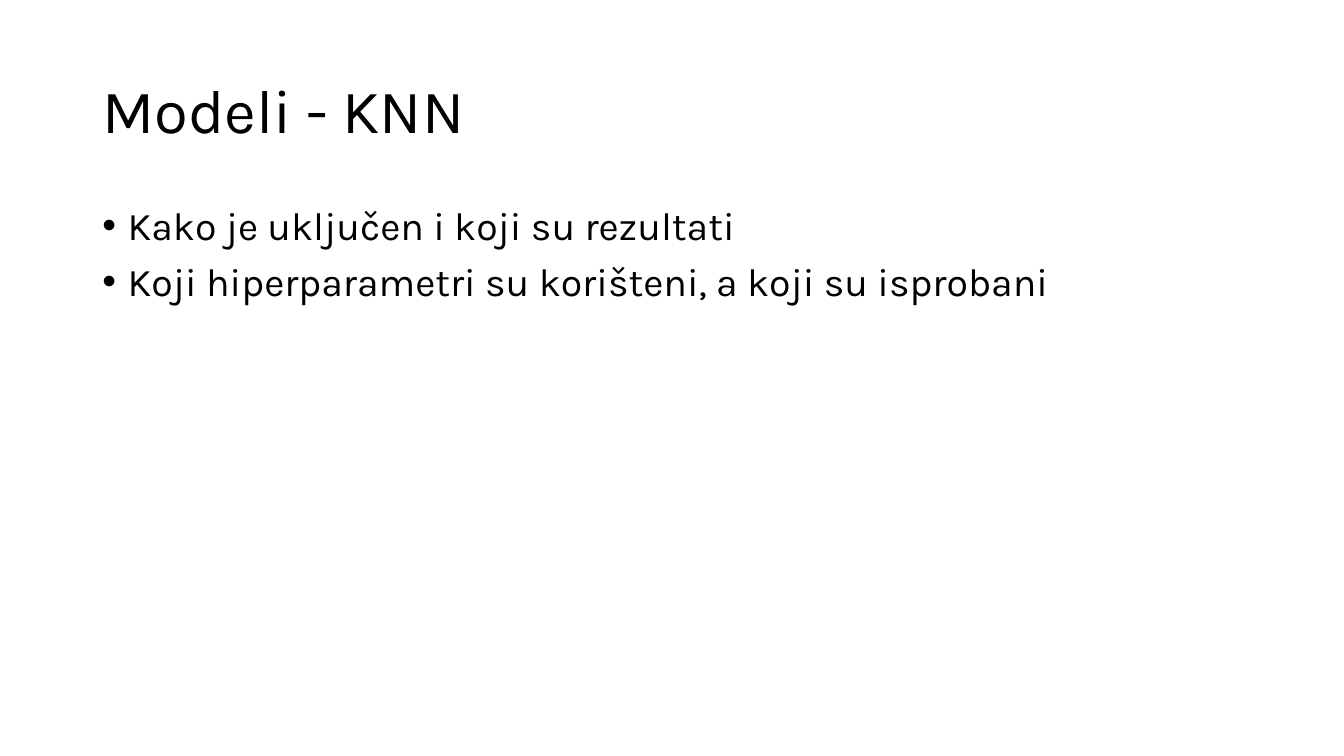
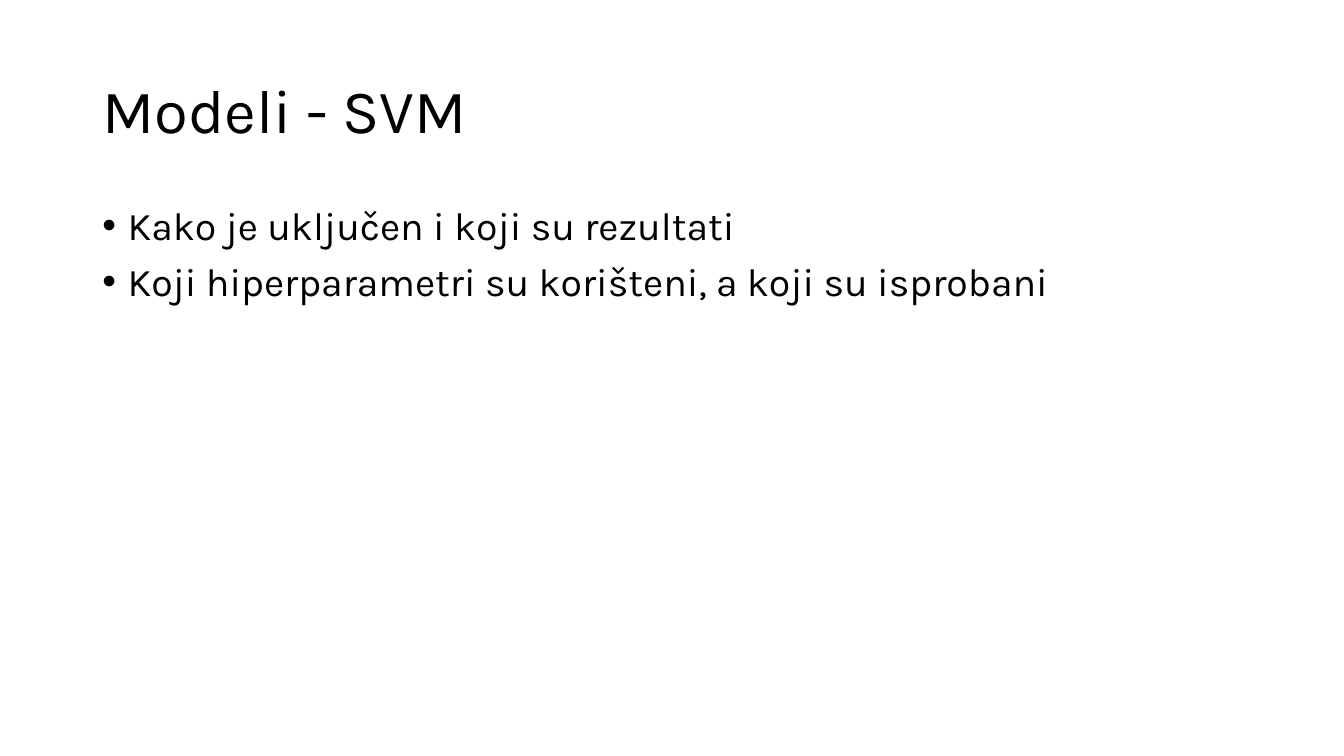
Before and after one commit to Sentimentalci/opjprojekt, a slide deck: slide 8 of SENTIMENTalci.pptx (slide 9 before the commit). Drawn at 1344x756 pixels with LibreOffice and Linux fonts; fonts in the diff are those of the drawing. Boxes give left, top, right and bottom in pixels: in the first picture for what was removed or moved away, otherwise in the second. Text is boxed around its words. In the diff, an @@ line names an element or a change of style, - is before the commit and + after.

```diff
--- a/SENTIMENTalci.pptx
+++ b/SENTIMENTalci.pptx
@@ title at (102,90,466,134): text changed @@
-Modeli - KNN
+Modeli - SVM
```
Also in this commit, not shown: 2 other slides changed, 1 other file.
